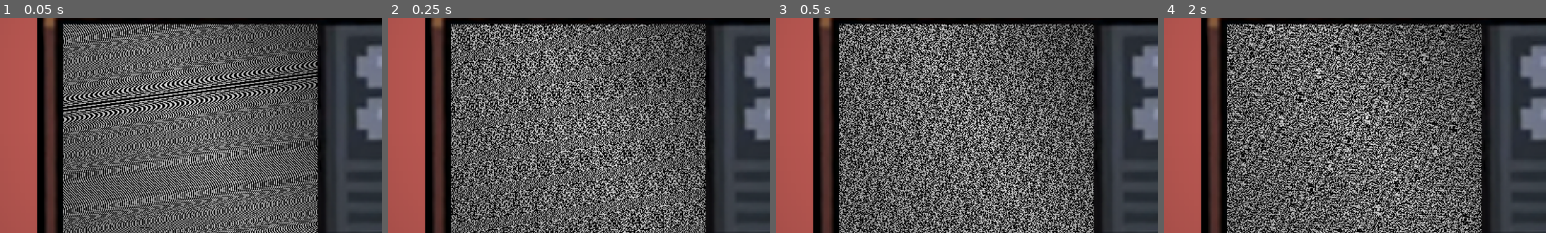
Above: before the commit, frames 1-4 (left to right).
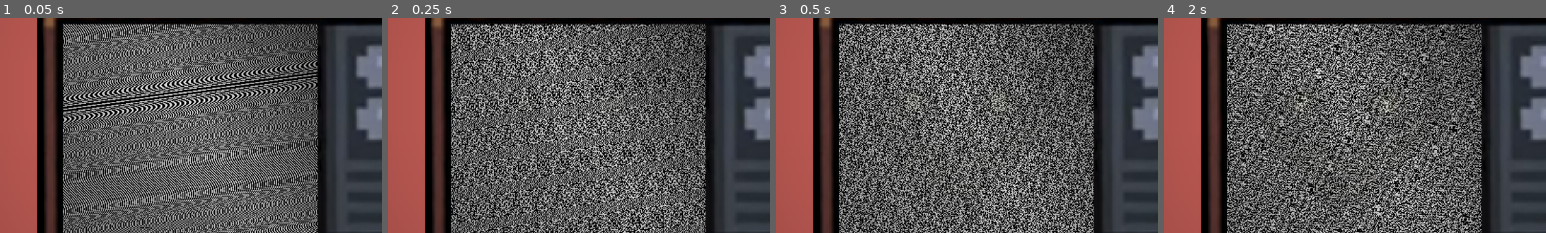
Above: after the commit, the same moments.

Repository: eyyronn/Yuhum
Game: Godot game, scene res://src/Menu/menu.tscn
Two runs of this game, one before a commit and one after it. Both use one fixed random seed, a clock stepped at 60 frames per second and the inputs below.
Inputs (mouse positions are % of the whole screen's width and height, from its top left):
- Up to frame 1 (0.05 s): no input
- Up to frame 2 (0.25 s): no input
- Up to frame 3 (0.5 s): no input
- Up to frame 4 (2 s): move the mouse to (21, 48) at 0.52 s; click (21, 48) at 0.6 s; click "MENU" at 1.25 s
The pictures show only the part of the screen within x 41-91%, y 33-83%; the shares and areas given below are measured in that part.

Frame 1 is identical in both runs. In frame 4, 0.3% of the frame differs, in the area x 35-66%, y 30-88%.

Commit message:
Add Creepy Smile Animation in TV MENU

Diff:
--- /dev/null
+++ b/src/Menu/AnimationPlayer.gd
@@ -0,0 +1,4 @@
+extends AnimationPlayer
+
+func _ready():
+	self.play("FADE")
--- a/src/Menu/menu.gd
+++ b/src/Menu/menu.gd
@@ -29,3 +29,6 @@
 func _on_area_2d_2_input_event(viewport, event, shape_idx):
 	if Input.is_action_just_pressed("left_click"):
 		get_tree().quit()
+
+func _ready():
+	get_node("Area2D3/CollisionShape2D/AnimationPlayer").play("FADE")
--- a/src/Menu/menu.tscn
+++ b/src/Menu/menu.tscn
@@ -10,6 +10,7 @@
 [ext_resource type="Texture2D" uid="uid://bqoq0e7frhe6h" path="res://Assets/QUIT_BUTTON.png" id="8_36vc8"]
 [ext_resource type="Texture2D" uid="uid://b2k0jly80j8ff" path="res://Assets/Objects/Menu_Objects/signboard.png" id="8_bsca3"]
 [ext_resource type="Texture2D" uid="uid://c8mw80ovgynak" path="res://Assets/YUHUM.png" id="10_7cgei"]
+[ext_resource type="Texture2D" uid="uid://dxcvwm2firef" path="res://Assets/Characters/scary smile.png" id="11_7ol4k"]
 
 [sub_resource type="TileSetAtlasSource" id="TileSetAtlasSource_ocglv"]
 texture = ExtResource("2_7llur")
@@ -177,6 +178,47 @@
 fill_from = Vector2(0.495413, 0.5)
 fill_to = Vector2(0.885321, 0.188073)
 
+[sub_resource type="RectangleShape2D" id="RectangleShape2D_7mu7w"]
+size = Vector2(492.482, 372.903)
+
+[sub_resource type="Animation" id="Animation_j13ou"]
+resource_name = "FADE"
+length = 8.0
+loop_mode = 1
+tracks/0/type = "value"
+tracks/0/imported = false
+tracks/0/enabled = true
+tracks/0/path = NodePath("..:modulate")
+tracks/0/interp = 1
+tracks/0/loop_wrap = true
+tracks/0/keys = {
+"times": PackedFloat32Array(0, 1, 3, 4, 6),
+"transitions": PackedFloat32Array(1, 1, 1, 1, 1),
+"update": 0,
+"values": [Color(1, 1, 1, 0), Color(1, 1, 1, 0.196078), Color(1, 1, 1, 0.6), Color(1, 1, 1, 0.6), Color(1, 1, 1, 0)]
+}
+
+[sub_resource type="Animation" id="Animation_lgcba"]
+length = 0.001
+tracks/0/type = "value"
+tracks/0/imported = false
+tracks/0/enabled = true
+tracks/0/path = NodePath("..:modulate")
+tracks/0/interp = 1
+tracks/0/loop_wrap = true
+tracks/0/keys = {
+"times": PackedFloat32Array(0),
+"transitions": PackedFloat32Array(1),
+"update": 0,
+"values": [Color(1, 1, 1, 0)]
+}
+
+[sub_resource type="AnimationLibrary" id="AnimationLibrary_ivm1f"]
+_data = {
+"FADE": SubResource("Animation_j13ou"),
+"RESET": SubResource("Animation_lgcba")
+}
+
 [node name="Menu" type="Node2D"]
 script = ExtResource("1_phxts")
 
@@ -295,6 +337,26 @@
 scale = Vector2(11.9524, 6.27933)
 texture = SubResource("GradientTexture2D_oar3m")
 
+[node name="Area2D3" type="Area2D" parent="."]
+position = Vector2(759.5, 383.5)
+scale = Vector2(0.781755, 0.850087)
+
+[node name="CollisionShape2D" type="CollisionShape2D" parent="Area2D3"]
+modulate = Color(1, 1, 1, 0)
+scale = Vector2(1, 1)
+shape = SubResource("RectangleShape2D_7mu7w")
+
+[node name="ScarySmile" type="Sprite2D" parent="Area2D3/CollisionShape2D"]
+position = Vector2(-14.7104, -55.8766)
+scale = Vector2(1, 1)
+texture = ExtResource("11_7ol4k")
+
+[node name="AnimationPlayer" type="AnimationPlayer" parent="Area2D3/CollisionShape2D"]
+root_node = NodePath("../ScarySmile")
+libraries = {
+"": SubResource("AnimationLibrary_ivm1f")
+}
+
 [connection signal="input_event" from="Area2D" to="." method="_on_area_2d_input_event"]
 [connection signal="mouse_entered" from="Area2D" to="." method="_on_area_2d_mouse_entered"]
 [connection signal="mouse_exited" from="Area2D" to="." method="_on_area_2d_mouse_exited"]
Binary file added: Assets/Characters/creepy smile.png
Not shown, added: Assets/Characters/creepy smile.png.import
Binary file added: Assets/Characters/scary smile.png
Not shown, added: Assets/Characters/scary smile.png.import
Binary file added: Assets/Characters/smiley-removebg-preview.png
Not shown, added: Assets/Characters/smiley-removebg-preview.png.import
Not shown: 1 places in src/Menu/menu.tscn that only renumber resources
